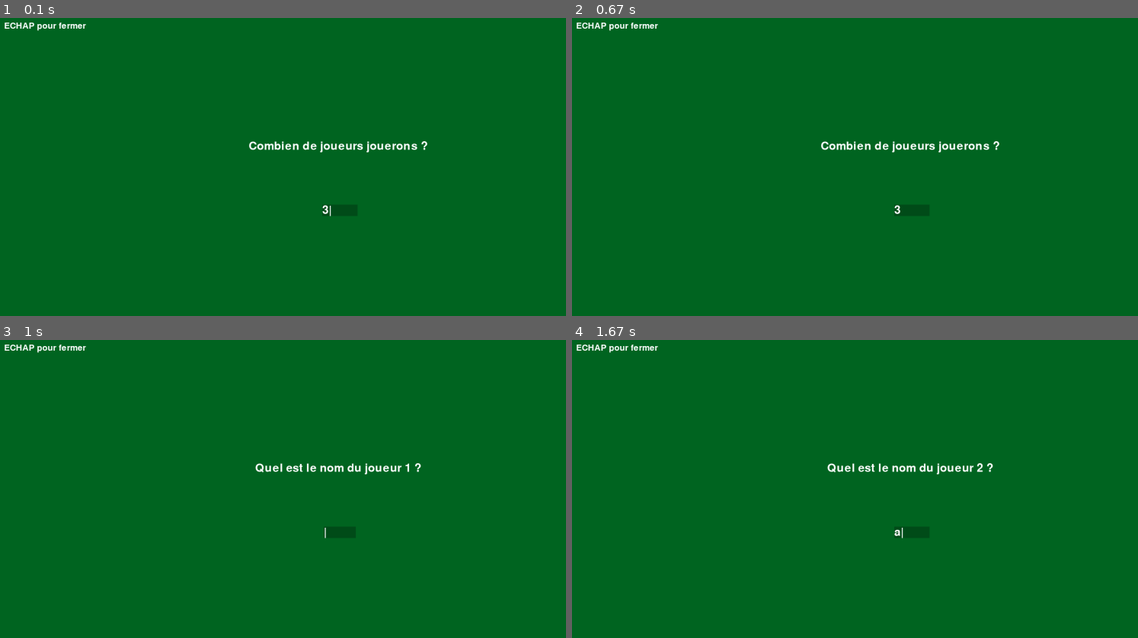
Above: before the commit, frames 1-4 (two rows, left to right).
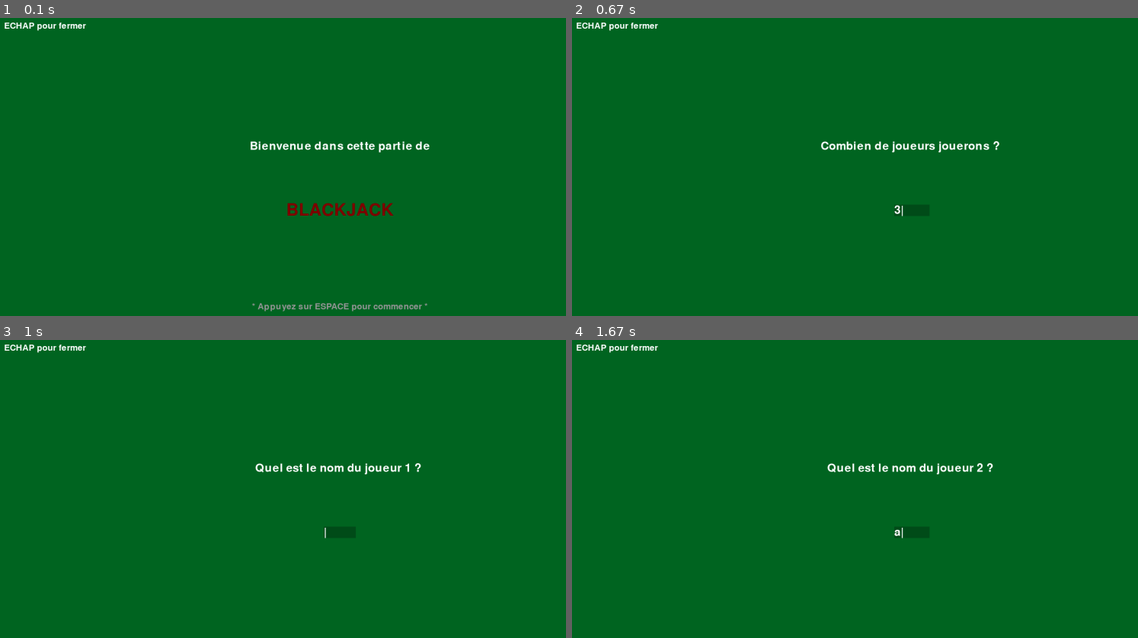
Above: after the commit, the same moments.

Repository: gwt734/BlackJack
Game: pygame game, started from main.py
Two runs of this game, one before a commit and one after it. Both use one fixed random seed, a clock stepped at 60 frames per second and the inputs below.
Inputs:
- Up to frame 1 (0.1 s): no input
- Up to frame 2 (0.67 s): tap Space at 0.33 s
- Up to frame 3 (1 s): tap Enter at 0.67 s
- Up to frame 4 (1.67 s): type "ann" at 1 s; tap Enter at 1.33 s; type "a" at 1.55 s

The runs differ from the first frame. In frame 1, 1.5% of the frame differs, in the area x 44-76%, y 41-99%; in frame 2, less than 0.1%; in frame 3, nothing differs; in frame 4, nothing differs.

Commit message:
reparation ia

Diff:
--- a/Fonctions_pygame.py
+++ b/Fonctions_pygame.py
@@ -17,11 +17,16 @@
     polices = {"petite": pygame.font.Font('freesansbold.ttf', Constantes.POLICE_TAILLE_PETITE),
                "moyenne": pygame.font.Font('freesansbold.ttf', Constantes.POLICE_TAILLE_MOYENNE),
                "grande": pygame.font.Font('freesansbold.ttf', Constantes.POLICE_TAILLE_GRANDE)}
-    creer_boite_texte((Constantes.TAILLE_FENETRE[0] // 2, Constantes.TAILLE_FENETRE[1] // 2), "Bonjour", fenetre,
-                      polices["grande"])
-    creer_boite_texte((Constantes.TAILLE_FENETRE[0] * 0.1, Constantes.TAILLE_FENETRE[1] * 0.9),
-                      "espace pour oui tab pour non", fenetre, polices["moyenne"])
+    fenetre.fill(Constantes.VERT_BLACKJACK)
+    creer_boite_texte((Constantes.TAILLE_FENETRE[0] // 2, Constantes.TAILLE_FENETRE[1] // 3), "Bienvenue dans cette partie de", fenetre,
+                      polices["moyenne"])
+    creer_boite_texte((Constantes.TAILLE_FENETRE[0] // 2, Constantes.TAILLE_FENETRE[1] // 2), "BLACKJACK", fenetre,
+                      polices["grande"], couleur_texte=Constantes.ROUGE)
+    creer_boite_texte((Constantes.TAILLE_FENETRE[0] // 2, 3 * Constantes.TAILLE_FENETRE[1] // 4),
+                                       "* Appuyez sur ESPACE pour commencer *", fenetre,
+                                       polices["petite"], couleur_texte=Constantes.GRIS)
     mise_a_jour_affichage(fenetre, polices)
+    pygame_bool_input()
     return fenetre, polices
 
 
@@ -41,7 +46,6 @@
 
 
 def mise_a_jour_affichage(fenetre, polices):
-    #fenetre.fill(Constantes.VERT_BLACKJACK)
     affichages_statiques(fenetre, polices)
     pygame.display.update()
 
